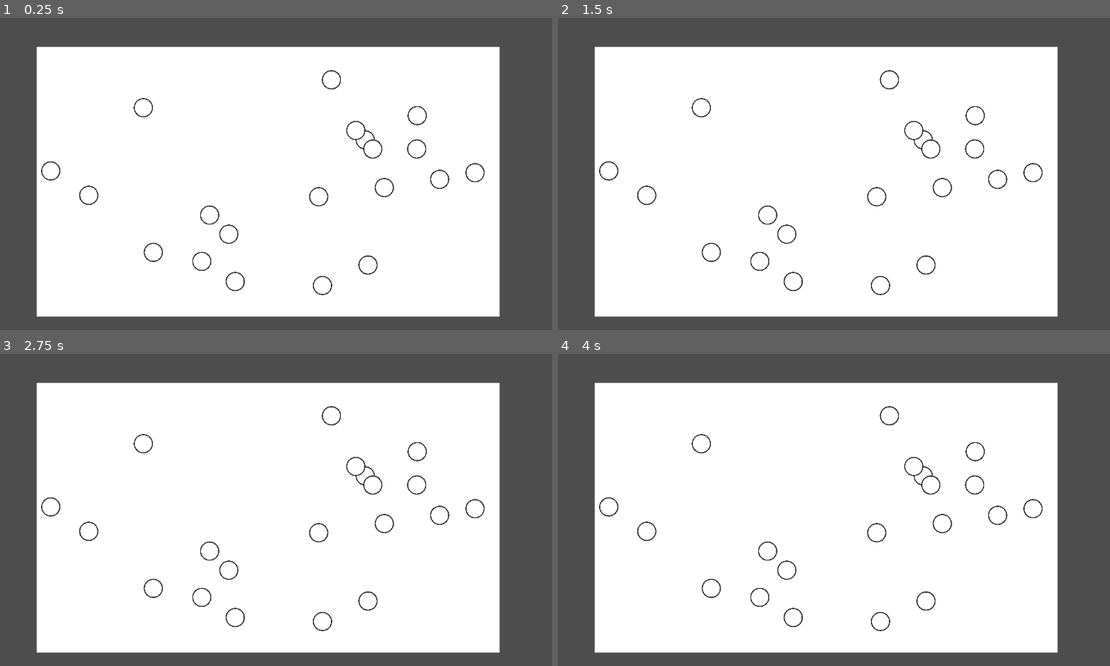
Above: before the commit, frames 1-4 (two rows, left to right).
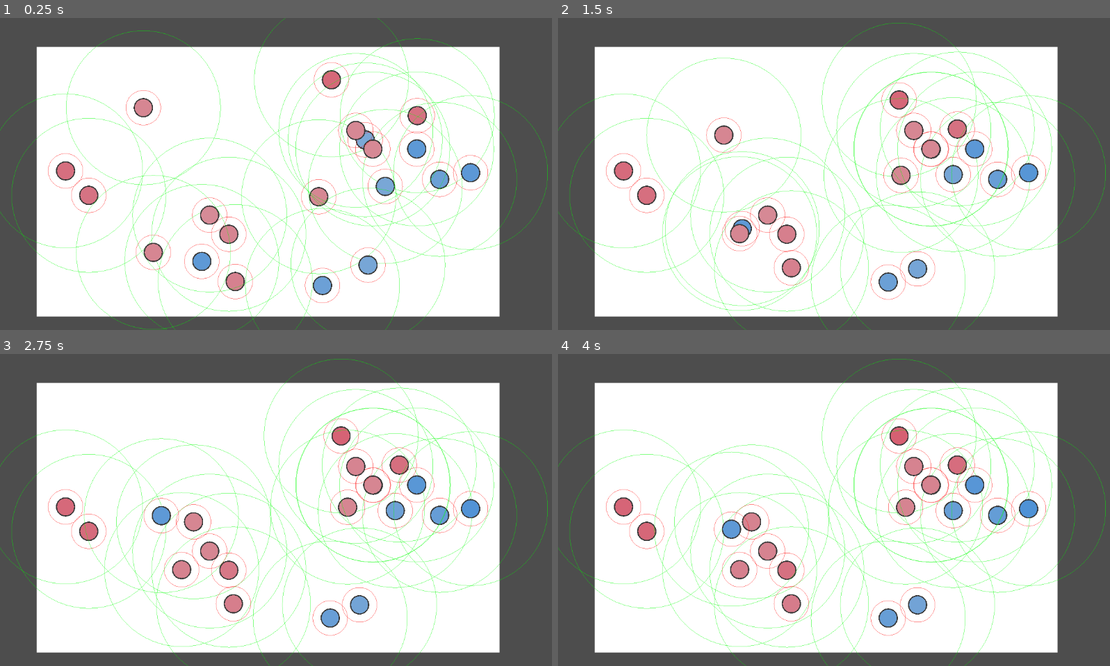
Above: after the commit, the same moments.

Repository: s7eamy/social-bubbles
Game: Godot game, scene res://scenes/levels/test_level/test_level.tscn
The game is run twice, just before and just after one commit, with the same random seed, the same clock (stepped at 60 frames per second) and the same inputs. This scene is started directly instead of the project's main scene.
Inputs:
- Up to frame 1 (0.25 s): no input
- Up to frame 2 (1.5 s): no input
- Up to frame 3 (2.75 s): no input
- Up to frame 4 (4 s): no input

The runs differ from the first frame. In frame 1, 7.4% of the frame differs, in the area x 0-100%, y 0-100%; in frame 2, 8.1%; in frame 3, 8.2%, in the area x 0-100%, y 1-100%; in frame 4, 8.2%.
Error before the commit: Parse Error: Expected end of statement after expression, found "Identifier" instead. (res://scenes/unit/unit.gd:42)

Commit message:
Refactored unit and other classe

Diff:
--- a/scenes/characters/social_bubble/social_bubble.gd
+++ b/scenes/characters/social_bubble/social_bubble.gd
@@ -1,25 +1,36 @@
 extends Node2D
 
 class_name SocialBubble
+
+const INFLUENCE_RADIUS: int = 45
 
 @export var units_comprising: Array = []
 var type: Globals.UnitTypes
 
 func _ready() -> void:
-	var units_comprising_update_timer = $UpdateUnitsComprisingTimer
-	units_comprising_update_timer.connect("timeout", Callable(self, "update_units_comprising_list"))
+	var update_units_comprising_timer = $UpdateUnitsComprisingTimer
+	update_units_comprising_timer.connect("timeout", Callable(self, "update_units_comprising_list"))
+
+	var update_influence_radius_timer = $UpdateInfluenceRadiusTimer
+	update_influence_radius_timer.connect("timeout", Callable(self, "update_influence_radius"))
 
 func update_units_comprising_list():
 	for unit in units_comprising:
 		unit.social_bubble = self
 		unit.belongs_to_social_bubble = true
-	type = units_comprising[0].type
+	if units_comprising.size() > 0:
+		type = units_comprising[0].type
 
-func _draw() -> void:
-	draw_influence_radius()
+func update_influence_radius():
+	var count: int = units_comprising.size()
 
-func _process(delta: float) -> void:
-	update_influence_radius()
+	$InfluenceRange/CollisionShape2D.shape.radius = count * INFLUENCE_RADIUS
+	#draw_influence_radius
+#
+#func draw_influence_radius():
+	#var radius: int = $InfluenceRange/CollisionShape2D.shape.radius
+	#var pos: Vector2 = get_average_position()
+	#draw_circle(pos, radius, Color(0, 0.5, 0.5, 0.5), false)
 
 func get_average_position() -> Vector2:
 	var total_position = Vector2.ZERO
@@ -30,13 +41,16 @@
 	else:
 		return Vector2.ZERO
 
-func update_influence_radius():
-	var count: int = units_comprising.size()
-	var size: int = 45 # 45px is the unit's connection range's radius. this is hardcoded because i am losing my mind
+func _on_influence_range_area_entered(area: Area2D) -> void:
+	var social_bubble = area.get_parent()
+	if social_bubble == self:
+		return
+	if social_bubble is SocialBubble:
+		affect_units_comprising_media_literacy(social_bubble.units_comprising.size())
+	else:
+		return
 
-	$InfluenceRange/CollisionShape2D.shape.radius = count * size
-
-func draw_influence_radius():
-	var radius: int = $InfluenceRange/CollisionShape2D.shape.radius
-	var pos: Vector2 = get_average_position()
-	draw_circle(pos, radius, Color(0, 0.5, 0.5, 0.5), false)
+func affect_units_comprising_media_literacy(size: int):
+	print('affect_units_comprising_media_literacy')
+	#unit_list = social_bubble.units_comprising
+	#for unit in
--- a/scenes/characters/social_bubble/social_bubble.tscn
+++ b/scenes/characters/social_bubble/social_bubble.tscn
@@ -13,7 +13,12 @@
 one_shot = true
 autostart = true
 
+[node name="UpdateInfluenceRadiusTimer" type="Timer" parent="."]
+autostart = true
+
 [node name="InfluenceRange" type="Area2D" parent="." groups=["social bubbles"]]
 
 [node name="CollisionShape2D" type="CollisionShape2D" parent="InfluenceRange"]
 shape = SubResource("CircleShape2D_eujrt")
+
+[connection signal="area_entered" from="InfluenceRange" to="." method="_on_influence_range_area_entered"]
--- a/scenes/levels/test_level/test_level.gd
+++ b/scenes/levels/test_level/test_level.gd
@@ -13,7 +13,3 @@
 			randf_range(0, get_viewport_rect().size.y)
 		)
 		add_child(unit_instance)
-
-# Called every frame. 'delta' is the elapsed time since the previous frame.
-func _process(delta: float) -> void:
-	pass
--- a/scenes/unit/unit.gd
+++ b/scenes/unit/unit.gd
@@ -39,7 +39,7 @@
 # Called when the node enters the scene tree for the first time.
 func _ready() -> void:
 	randomize()
-	update_interval = randf_range(0.1, 0.9)s
+	update_interval = randf_range(0.1, 0.9)
 	media_literacy_score = randf_range(MEDIA_LITERACY_STARTING_VALUE_MIN_LIMIT, MEDIA_LITERACY_STARTING_VALUE_MAX_LIMIT);
 	update_color()
 
@@ -74,7 +74,7 @@
 	if time_since_last_update >= update_interval:
 		if connected: # stop and influence media literacy
 			current_direction = Vector2.ZERO
-			influence_media_literacy_score(true, DEFAULT_MEDIA_LITERACY_INCREMENT)
+			influence_media_literacy_score(connected_fellows[0], DEFAULT_MEDIA_LITERACY_INCREMENT)
 		elif fellow: # go towards fellow
 			current_direction = global_position.direction_to(fellow.global_position)
 		else: # idle
@@ -84,8 +84,9 @@
 	velocity = current_direction * speed
 	move_and_slide()
 
-func influence_media_literacy_score(target: ?, increment_value: float) -> void:
-	media_literacy_score += multiplication_sign(self.type == Globals.UnitTypes.MEDIA_LITERATE) * multiplication_sign(target_is_ally) * increment_value
+func influence_media_literacy_score(target: Object, increment_value: float) -> void:
+	#media_literacy_score += multiplication_sign(self.type == Globals.UnitTypes.MEDIA_LITERATE) * multiplication_sign(target.type == Globals.UnitTypes.MEDIA_LITERATE) * increment_value
+	media_literacy_score += multiplication_sign(target.type == Globals.UnitTypes.MEDIA_LITERATE) * increment_value
 
 func multiplication_sign(check: bool) -> int:
 	return 1 if check else -1
@@ -103,6 +104,22 @@
 		return Globals.UnitTypes.MEDIA_LITERATE
 	else:
 		return Globals.UnitTypes.MEDIA_NEUTRAL
+
+func _on_fellow_range_area_entered(area: Area2D) -> void:
+	var unit = area.get_parent()
+	if unit is SocialBubble:
+		return
+	if unit == self:
+		return
+	if unit == fellow:
+		return
+	if type != unit.get_type():
+		return
+	if type == Globals.UnitTypes.MEDIA_NEUTRAL:
+		return
+
+	if fellow == null or (global_position.distance_to(unit.global_position) < global_position.distance_to(fellow.global_position)):
+		fellow = unit
 
 func _on_connection_range_area_entered(area: Area2D) -> void:
 	var unit = area.get_parent()
@@ -130,22 +147,6 @@
 		if connected_fellows.size() == 0:
 			connected = false
 
-func _on_fellow_range_area_entered(area: Area2D) -> void:
-	var unit = area.get_parent()
-	if unit is SocialBubble:
-		return
-	if unit == self:
-		return
-	if unit == fellow:
-		return
-	if type != unit.get_type():
-		return
-	if type == Globals.UnitTypes.MEDIA_NEUTRAL:
-		return
-
-	if fellow == null or (global_position.distance_to(unit.global_position) < global_position.distance_to(fellow.global_position)):
-		fellow = unit
-
 func draw_connection_range() -> void:
 	var radius = $ConnectionRange/CollisionShape2D.shape.radius
 	draw_circle(Vector2.ZERO, radius, Color(1, 0, 0, 0.5), false)
